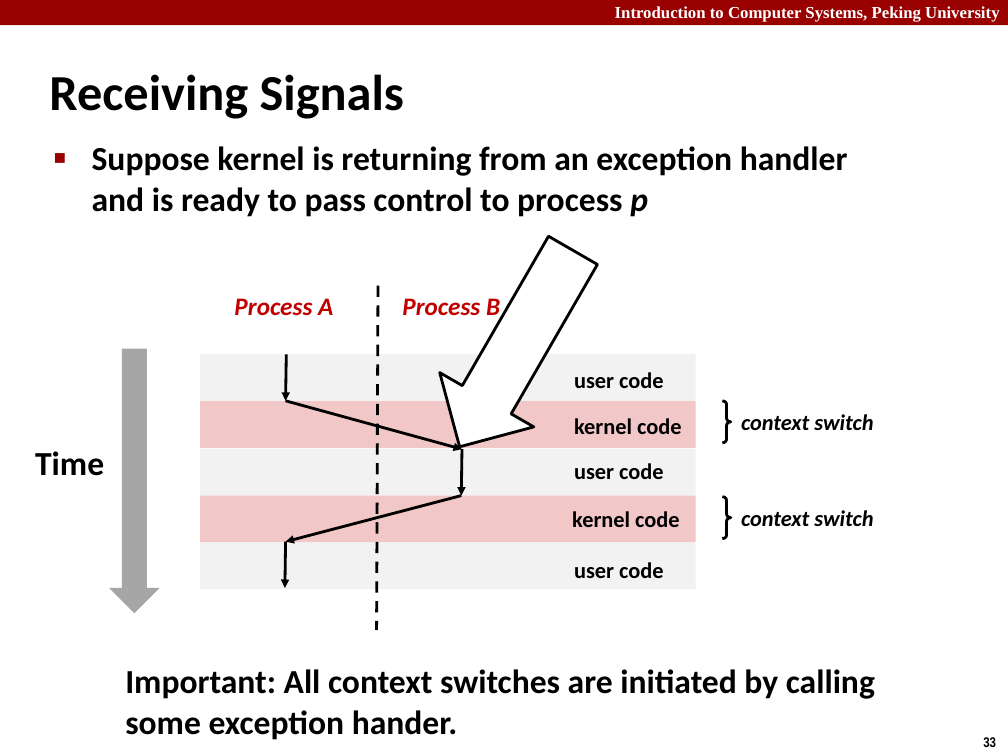
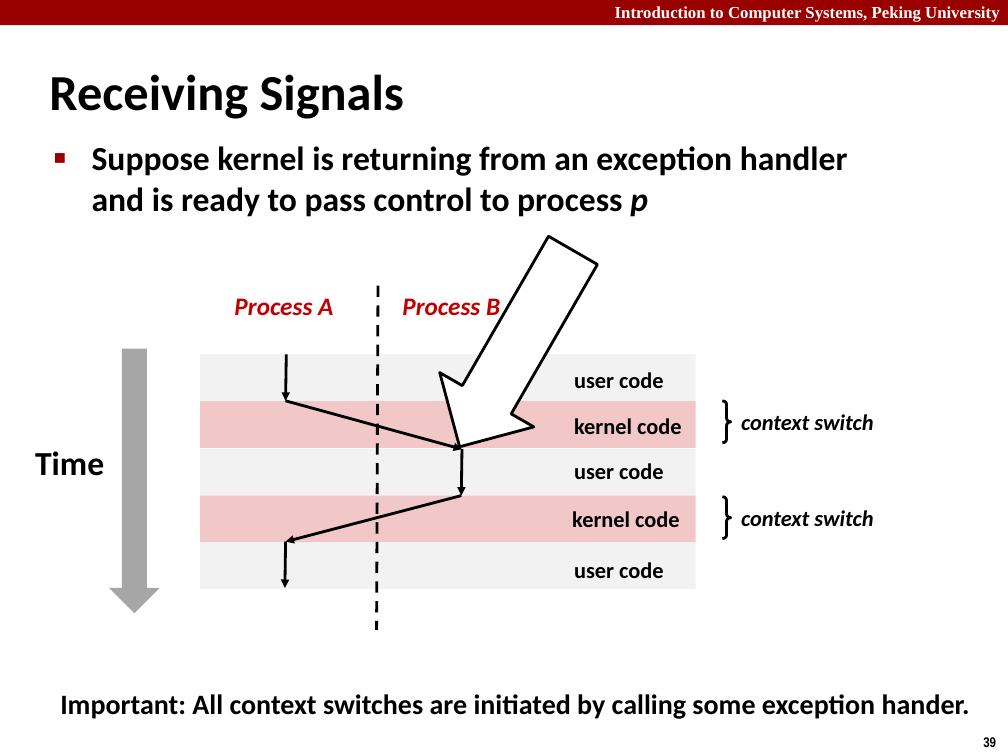
Before and after one commit to caodg/ics, a slide deck: slide 39 of slides/B03-ECF2.pptx (slide 33 before the commit). Drawn at 1008x756 pixels with LibreOffice and Linux fonts; fonts in the diff are those of the drawing. Boxes give left, top, right and bottom in pixels: in the first picture for what was removed or moved away, otherwise in the second. Text is boxed around its words. In the diff, an @@ line names an element or a change of style, - is before the commit and + after.

```diff
--- a/slides/B03-ECF2.pptx
+++ b/slides/B03-ECF2.pptx
@@ text "Important: All context switches are ...": place and size @@
-text "Important: All context switches are ..." at (125,669,875,740)
+text "Important: All context switches are ..." at (60,694,970,719)
@@ text "Important: All context switches are ..." at (60,694,970,719): size 24 to 20 pt @@
@@ page number at (983,737,996,747): text changed @@
-33
+39
```
Also in this commit, not shown: 6 other slides changed, 7 slides added, 1 slide removed, 2 other files.
